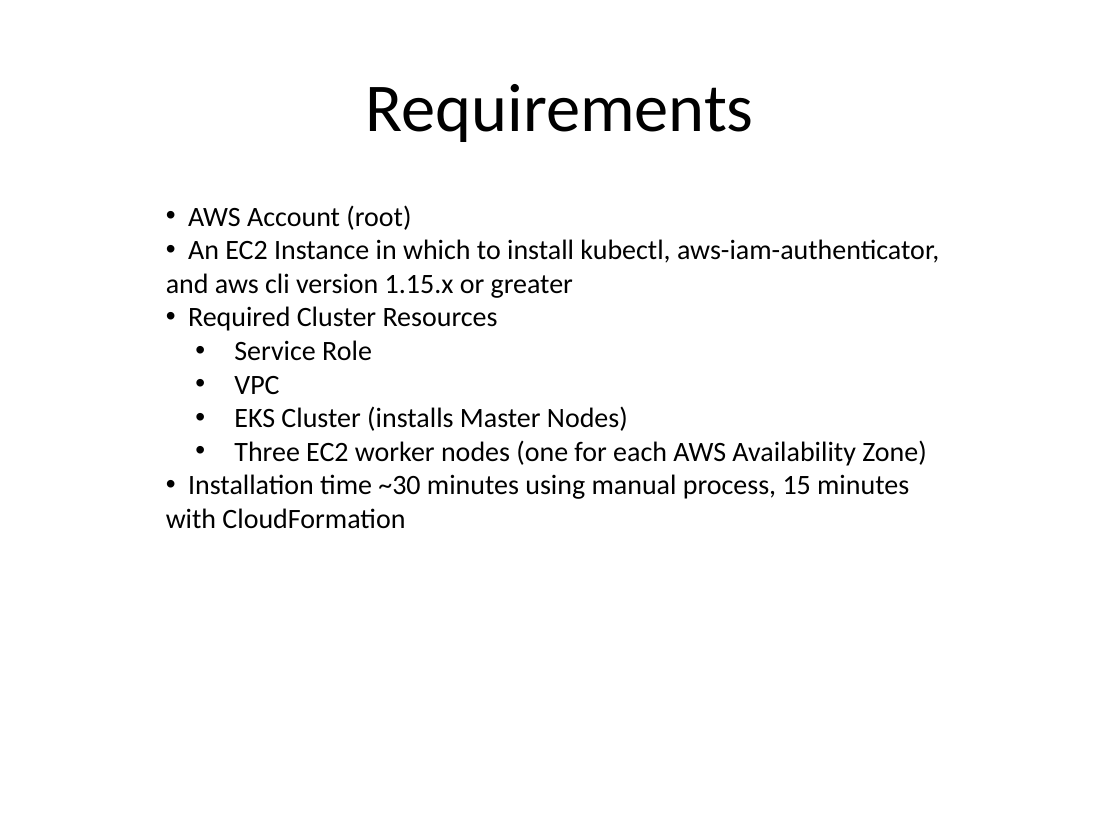
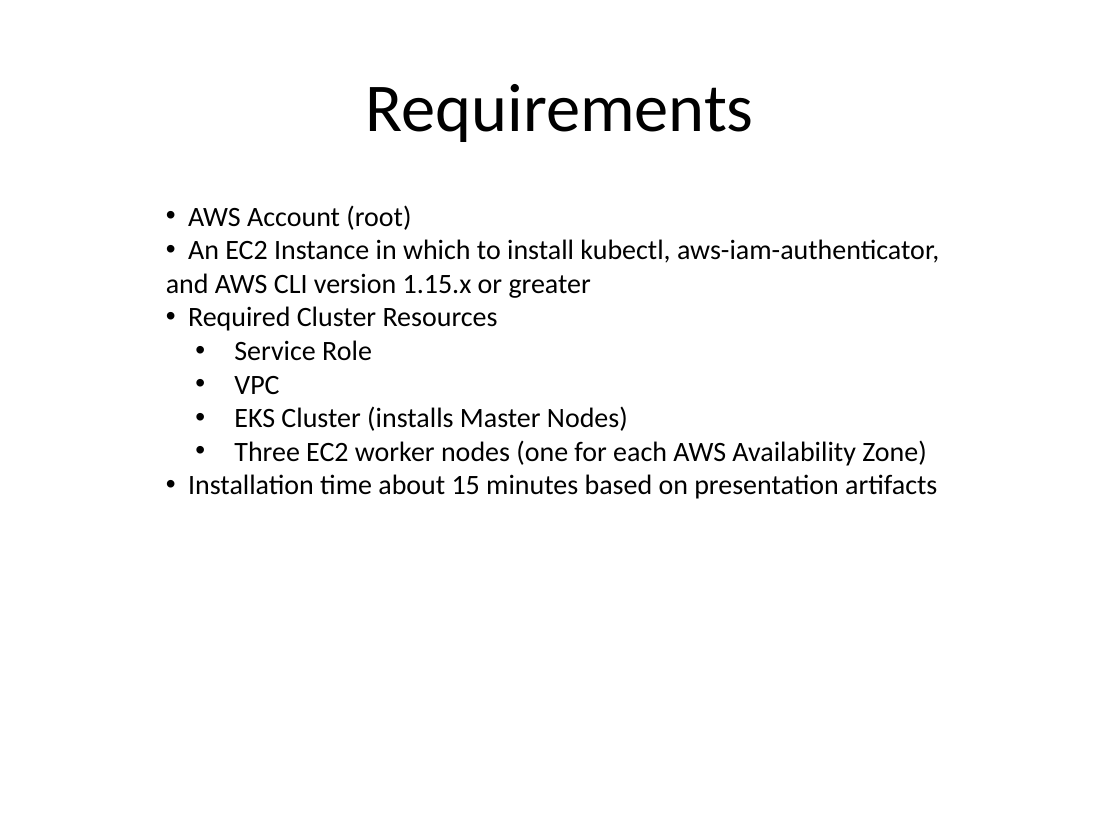
Before and after one commit to kskalvar/aws-eks-cluster-quickstart, a slide deck: slide 5 of slides/AWS-EKS-Cluster-Quickstart.pptx (slide 4 before the commit). Drawn at 1120x840 pixels with LibreOffice and Linux fonts; fonts in the diff are those of the drawing; background and template pictures are left out. Boxes give left, top, right and bottom in pixels: in the first picture for what was removed or moved away, otherwise in the second. Text is boxed around its words. In the diff, an @@ line names an element or a change of style, - is before the commit and + after.

```diff
--- a/slides/AWS-EKS-Cluster-Quickstart.pptx
+++ b/slides/AWS-EKS-Cluster-Quickstart.pptx
@@ text at bbox=[166, 239, 939, 298]: text changed @@
-• An EC2 Instance in which to install kubectl, aws-iam-authenticator, and aws cli version 1.15.x or greater
+• An EC2 Instance in which to install kubectl, aws-iam-authenticator, and AWS CLI version 1.15.x or greater
@@ text at bbox=[188, 474, 937, 499]: text changed @@
-• Installation time ~30 minutes using manual process, 15 minutes with CloudFormation
+• Installation time about 15 minutes based on presentation artifacts
```
Also in this commit, not shown: 5 other slides changed, 1 slide added.
